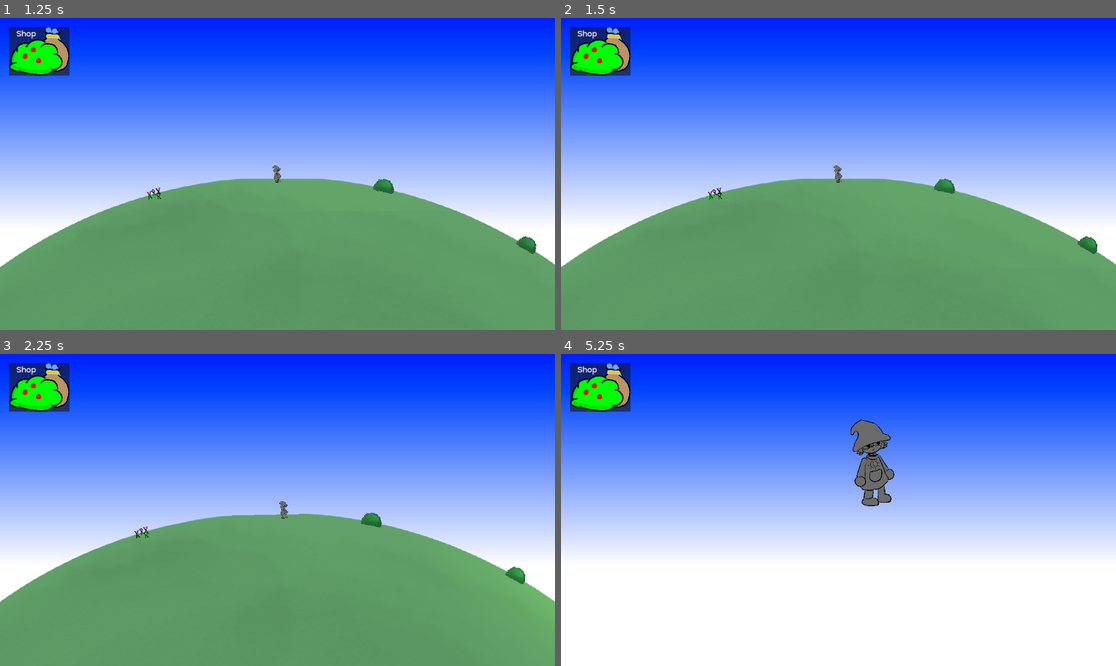
Above: before the commit, frames 1-4 (two rows, left to right).
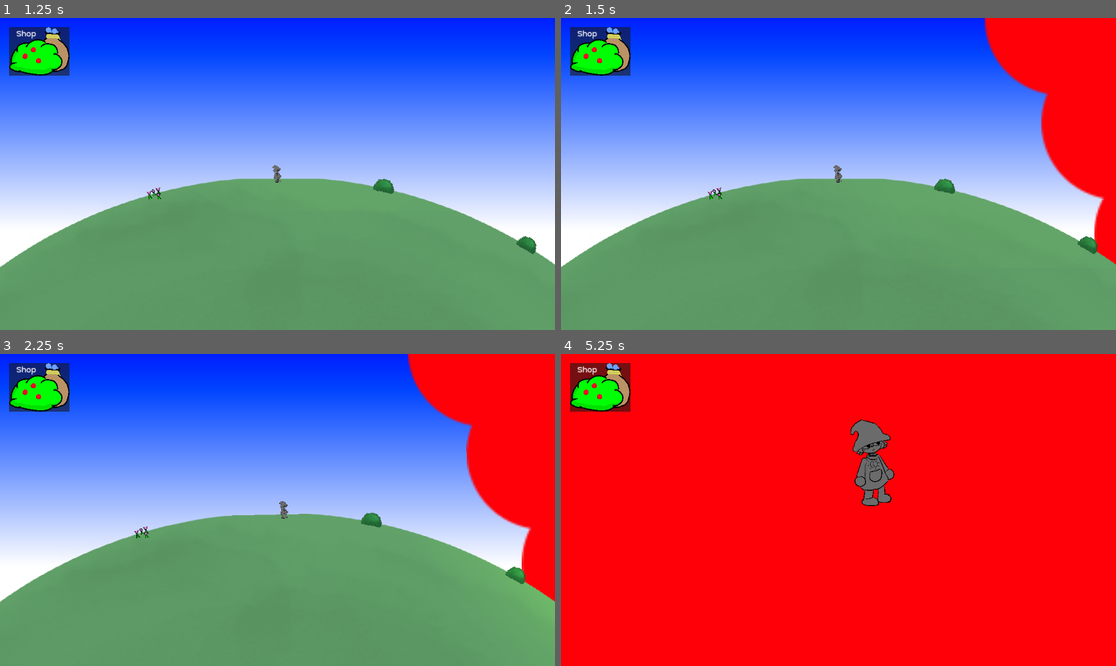
Above: after the commit, the same moments.

Repository: Jarten0/farming_loops
Game: Godot game, scene res://Menu/main_menu.tscn
The game is run twice, just before and just after one commit, with the same random seed, the same clock (stepped at 60 frames per second) and the same inputs.
Inputs:
- Up to frame 1 (1.25 s): click "START" at 0.5 s
- Up to frame 2 (1.5 s): click "Shop" at 1.25 s
- Up to frame 3 (2.25 s): tap Enter at 2 s; hold D (move_right) from 2.03 s (still down); tap X (harvest) at 2.1 s
- Up to frame 4 (5.25 s): tap Space (jump) at 2.27, 3.02, 4.52 s; release D (move_right) at 2.78 s; hold A (move_left) 2.78-3.53 s; tap Z (plant) at 2.85, 5.1 s; hold D (move_right) 3.53-5.03 s; tap Tab (toggle_camera) at 3.6 s; tap X (harvest) at 4.35 s; hold A (move_left) from 5.03 s (still down)

Frame 1 is identical in both runs. In frame 2, 9.7% of the frame differs, in the area x 76-100%, y 0-80%; in frame 3, 11%; in frame 4, 98%, in the area x 0-100%, y 0-100%.

Commit message:
sun prediction functionality

Diff:
--- a/global/main_scene.tscn
+++ b/global/main_scene.tscn
@@ -16,8 +16,11 @@
 [ext_resource type="PackedScene" uid="uid://te627hnr5stl" path="res://plants/wheat/wheat.tscn" id="7_w46co"]
 [ext_resource type="PackedScene" uid="uid://c64p3i7qsn8dw" path="res://plants/strawberry/strawberry.tscn" id="12_0ponj"]
 [ext_resource type="Script" uid="uid://b56pfl8me04lw" path="res://planets/planet.gd" id="12_wdra6"]
+[ext_resource type="Script" uid="uid://boi40qq7j2mf3" path="res://global/prediction_sun.gd" id="15_g6516"]
+[ext_resource type="Texture2D" uid="uid://co3xpj8vq2ljd" path="res://planets/prediction.png" id="16_5iijm"]
 [ext_resource type="PackedScene" uid="uid://iku6nsm6v5yv" path="res://planet_ui/planet_ui.tscn" id="16_w46co"]
 [ext_resource type="PackedScene" uid="uid://c8q601qj5emcv" path="res://planet_ui/planet_pointer.tscn" id="17_62ela"]
+[ext_resource type="PackedScene" uid="uid://20pneilng725" path="res://planets/Big_Low_Grav.tscn" id="21_s4p88"]
 
 [sub_resource type="CapsuleShape2D" id="CapsuleShape2D_eely4"]
 
@@ -36,7 +39,7 @@
 script = ExtResource("5_xckwb")
 harvestable_plants = [NodePath("BerryBush"), NodePath("BerryBush2"), NodePath("BerryBush3"), NodePath("Flower")]
 plantable_plants = Array[PackedScene]([null, ExtResource("4_y5dew"), ExtResource("3_uueth"), ExtResource("12_0ponj"), ExtResource("5_eely4"), ExtResource("6_wdra6"), ExtResource("7_w46co")])
-planets = [NodePath("Earth")]
+planets = [NodePath("Earth"), NodePath("Earth2")]
 
 [node name="MainCamera" type="Camera2D" parent="." node_paths=PackedStringArray("target")]
 unique_name_in_owner = true
@@ -109,6 +112,14 @@
 texture = ExtResource("6_6c5vy")
 metadata/_edit_lock_ = true
 
+[node name="PredictionSun" type="Node2D" parent="." node_paths=PackedStringArray("base_sun")]
+position = Vector2(48, -6568)
+scale = Vector2(1, 0.986438)
+script = ExtResource("15_g6516")
+base_sun = NodePath("../Sun")
+trail_texture = ExtResource("16_5iijm")
+velocity = Vector2(5000, 0)
+
 [node name="BerryBush" parent="." node_paths=PackedStringArray("attached") instance=ExtResource("4_y5dew")]
 position = Vector2(1083, 196)
 attached = NodePath("../Earth")
@@ -152,4 +163,8 @@
 grow_vertical = 2
 scale = Vector2(1, 0.993093)
 
+[node name="Earth2" parent="." instance=ExtResource("21_s4p88")]
+position = Vector2(16518, 7844)
+scale = Vector2(9900, 9900)
+
 [editable path="UI/Shop"]
--- /dev/null
+++ b/global/prediction_sun.gd
@@ -0,0 +1,47 @@
+extends "res://planets/sun.gd"
+
+@export var base_sun: Node2D
+@export var trail_texture: Texture
+@export var max_steps: int = 1000
+@export var simuli: Array[Sprite2D] = []
+
+func reset_prediction() -> void:
+	root_node = base_sun.root_node
+	rotation_speed = base_sun.rotation_speed
+	distance = base_sun.distance
+	time = base_sun.time
+	speed = base_sun.speed
+	velocity = base_sun.velocity
+	targetted_planet = base_sun.targetted_planet
+	step = 0
+	for child in get_children():
+		child.queue_free()
+
+func _ready() -> void:
+	reset_prediction()
+	for i in range(max_steps):
+		simuli.insert(i, null)
+
+func _physics_process(delta: float) -> void:
+
+	if base_sun.step % 10 == 0 && simuli[base_sun.step / 10]:
+		simuli[base_sun.step / 10].queue_free()
+
+	if step >= max_steps + base_sun.step - 9:
+		return
+
+	for i in range(10):
+		super._physics_process(delta)
+
+	var new_sprite: Sprite2D = Sprite2D.new()
+	new_sprite.texture = trail_texture
+	new_sprite.global_position = global_position
+	new_sprite.top_level = true
+	new_sprite.scale = Vector2.ONE * 20;
+	new_sprite.z_index = (-step % 20) - 20
+	$".".add_child(new_sprite)
+	var index = (step / 10) % max_steps;
+	if simuli[index]:
+		simuli[index].queue_free()
+
+	simuli[index] = new_sprite
--- a/planets/sun.gd
+++ b/planets/sun.gd
@@ -1,4 +1,4 @@
-extends Area2D
+extends Node2D
 
 @export var root_node: Collections
 @export var rotation_speed: float = 1 / 10.
@@ -6,8 +6,11 @@
 @export var time: float
 @export var speed: float
 @export var velocity: Vector2
+@export var targetted_planet: Planet
+var step = 0 # used for simulation tracking
 
 func _physics_process(delta: float) -> void:
+	step += 1;
 	for planet in root_node.planets:
 		if planet.global_position.distance_squared_to(global_position) < pow(planet.size, 2):
 			continue
@@ -15,7 +18,24 @@
 			var distance = (planet.global_position - global_position)
 			var grav_force = (-pow(1.1, distance.length() / 1000.) + 1000)
 			if grav_force < 0:
+				targetted_planet = planet
 				continue
 
 			velocity += grav_force * distance.normalized() * delta * planet.density_modifier
+
+	const MAX_DISTANCE: float = 35_000
+	if global_position.length_squared() > pow(MAX_DISTANCE, 2):
+		velocity += -position.normalized() \
+			* max(abs(position.x) - MAX_DISTANCE, abs(position.y) - MAX_DISTANCE) \
+			/ 1. * delta;
+
+	if targetted_planet:
+		var target_velocity = (global_position - targetted_planet.global_position) \
+			.normalized().rotated(90.) * targetted_planet.size * targetted_planet.density_modifier
+		var target_distance = targetted_planet.size * 2;
+		velocity += (target_velocity - velocity) * 0.8 * delta;
+		var distance_from_target = position.distance_to(target_distance)
+		velocity += distance_from_target * delta
+
+
 	position += velocity * delta
Not shown: 1 places in global/main_scene.tscn that only renumber resources
Not shown, added: global/prediction_sun.gd.uid
Renamed: planet_ui/Big_Low_Grav.tscn -> planets/Big_Low_Grav.tscn
Renamed: planet_ui/Small_Dense.tscn -> planets/Small_Dense.tscn
Binary file added: planets/prediction.png
Not shown, added: planets/prediction.png.import
Not shown, added: planets/prediction.png.kra
